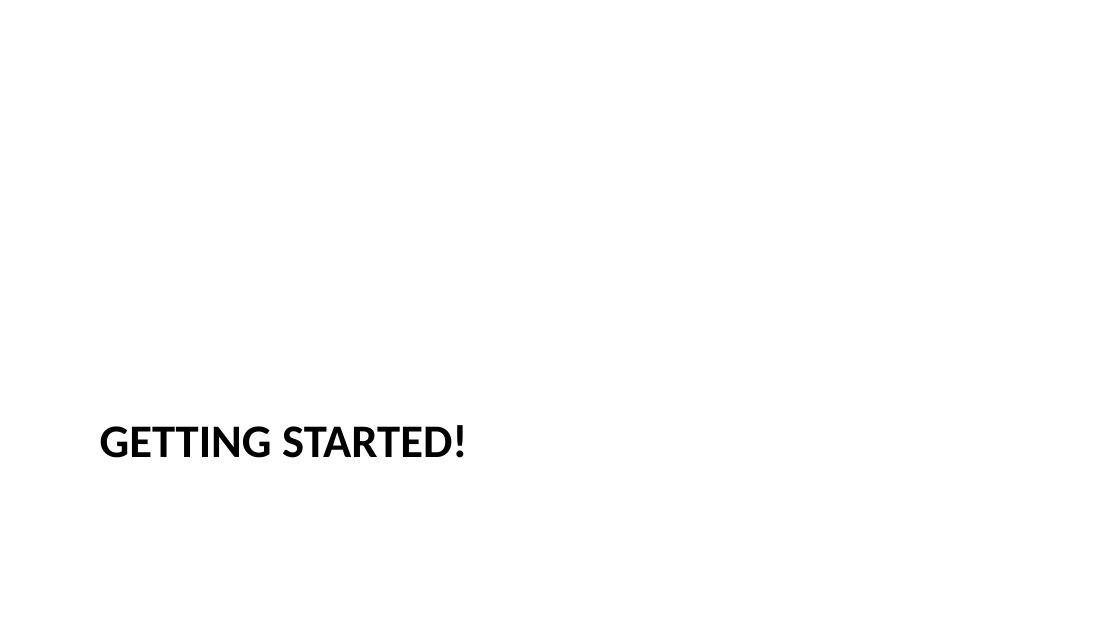
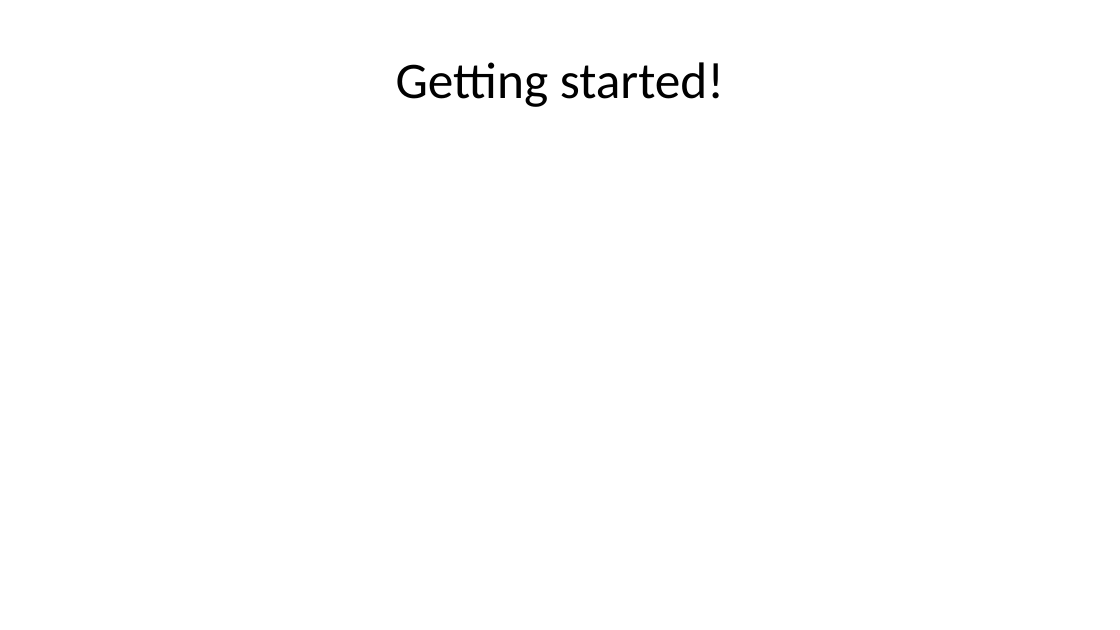
Before and after one commit to lmu-osc/train-the-trainer-student-track-pedagogy, a slide deck: slide 13 of materials/PMM-M1/PMM-M1-S1-Core-Didactic-Principles/PMM-M1-S1-Core-Didactic-Principles-slides.pptx (slide 15 before the commit). Drawn at 1120x630 pixels with LibreOffice and Linux fonts; fonts in the diff are those of the drawing. Boxes give left, top, right and bottom in pixels: in the first picture for what was removed or moved away, otherwise in the second. Text is boxed around its words. In the diff, an @@ line names an element or a change of style, - is before the commit and + after.

```diff
--- a/materials/PMM-M1/PMM-M1-S1-Core-Didactic-Principles/PMM-M1-S1-Core-Didactic-Principles-slides.pptx
+++ b/materials/PMM-M1/PMM-M1-S1-Core-Didactic-Principles/PMM-M1-S1-Core-Didactic-Principles-slides.pptx
@@ title "Getting started!" at (396,62,724,107): vertical alignment top to middle @@
@@ title at (396,62,724,107): text changed; size 30 to 33 pt; bold off @@
-GETTING STARTED!
+Getting started!
```
Also in this commit, not shown: 28 other slides changed, 5 slides added, 5 slides removed, 16 other files.
